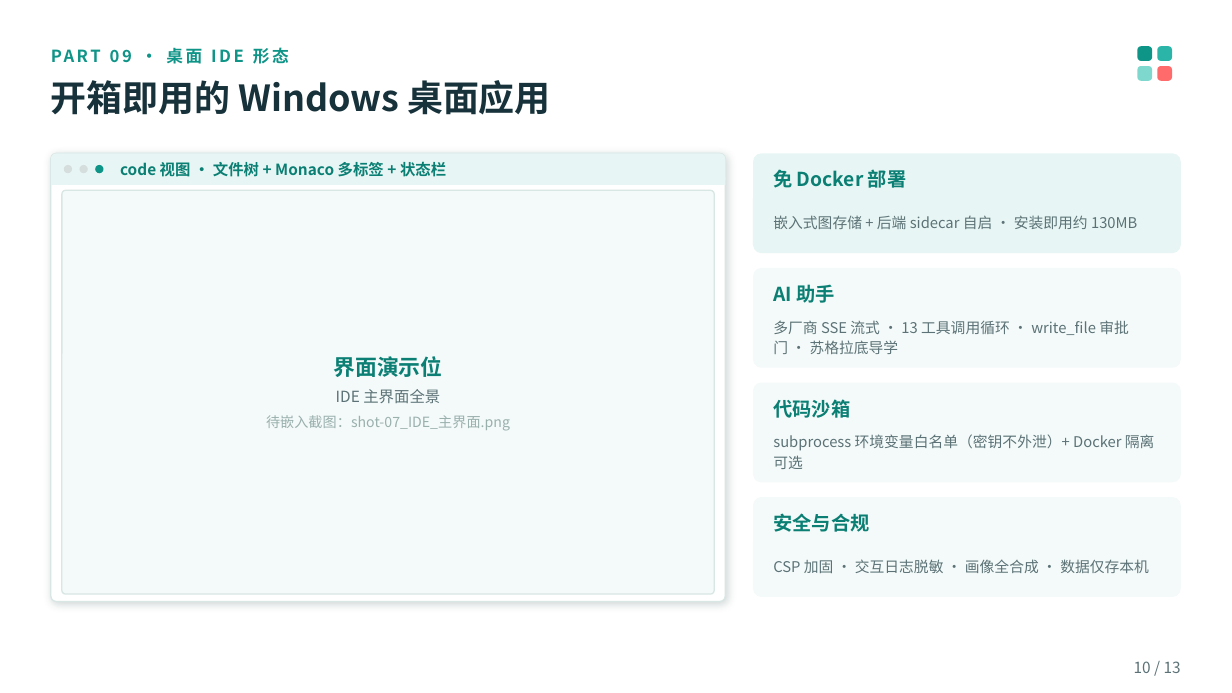
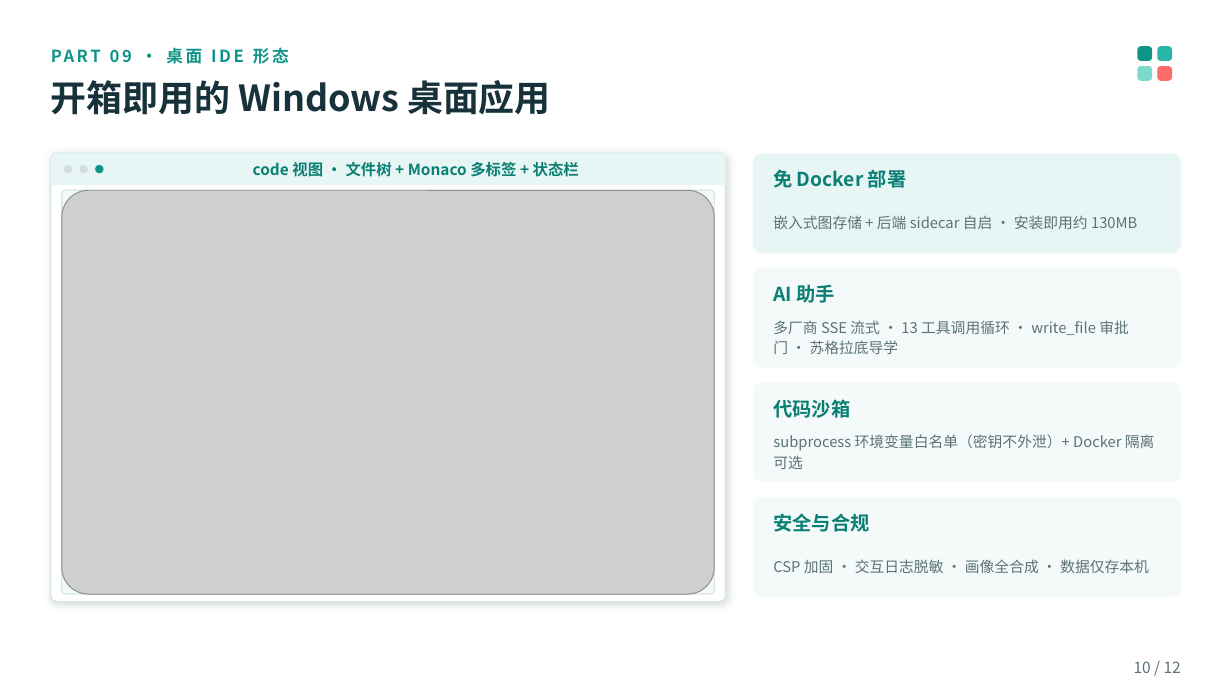
Before and after one commit to origin0722/KMatch-Desktop, a slide deck: slide 10 of docs/比赛提交/项目介绍.pptx. Drawn at 1232x693 pixels with LibreOffice and Linux fonts; fonts in the diff are those of the drawing; grey boxes stand for pictures. Boxes give left, top, right and bottom in pixels: in the first picture for what was removed or moved away, otherwise in the second. Text is boxed around its words. In the diff, an @@ line names an element or a change of style, - is before the commit and + after.

```diff
--- a/docs/比赛提交/项目介绍.pptx
+++ b/docs/比赛提交/项目介绍.pptx
@@ text "code 视图 · 文件树 + ..." at (x1=253, y1=159, x2=579, y2=179): alignment left to centre @@
@@ picture added at (x1=62, y1=190, x2=714, y2=594) @@
@@ text removed at (x1=266, y1=356, x2=510, y2=431) @@
-界面演示位
-IDE 主界面全景
-待嵌入截图：shot-07_IDE_主界面.png
@@ text at (x1=1134, y1=661, x2=1181, y2=673): text changed @@
-10 / 13
+10 / 12
```
Also in this commit, not shown: 10 other slides changed, 1 slide removed, 15 other files.
